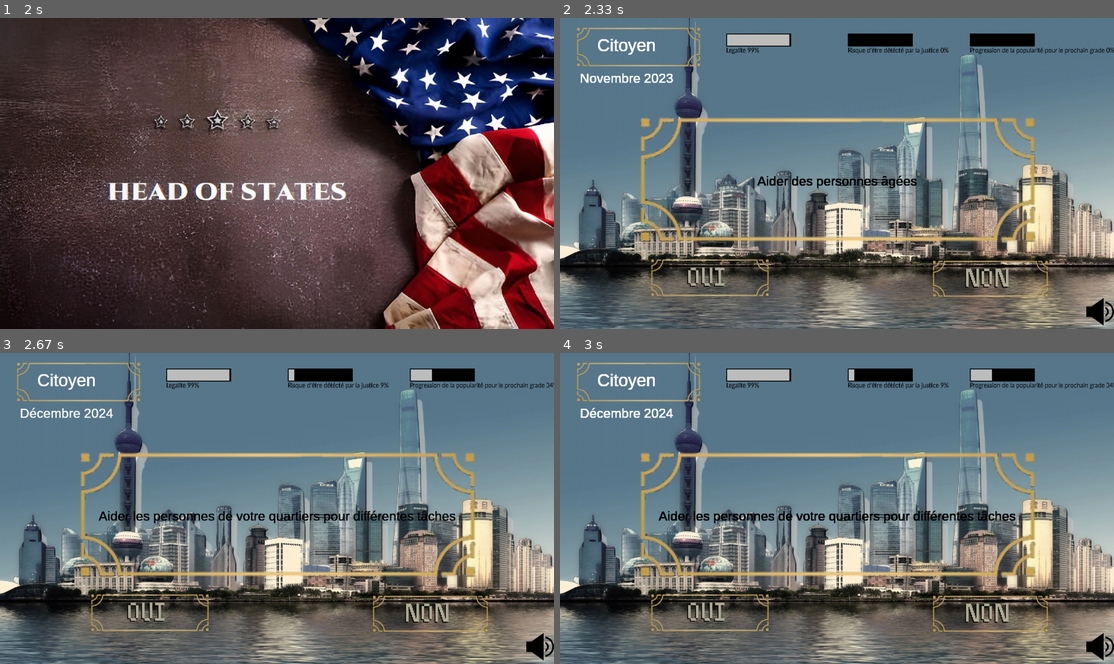
Above: before the commit, frames 1-4 (two rows, left to right).
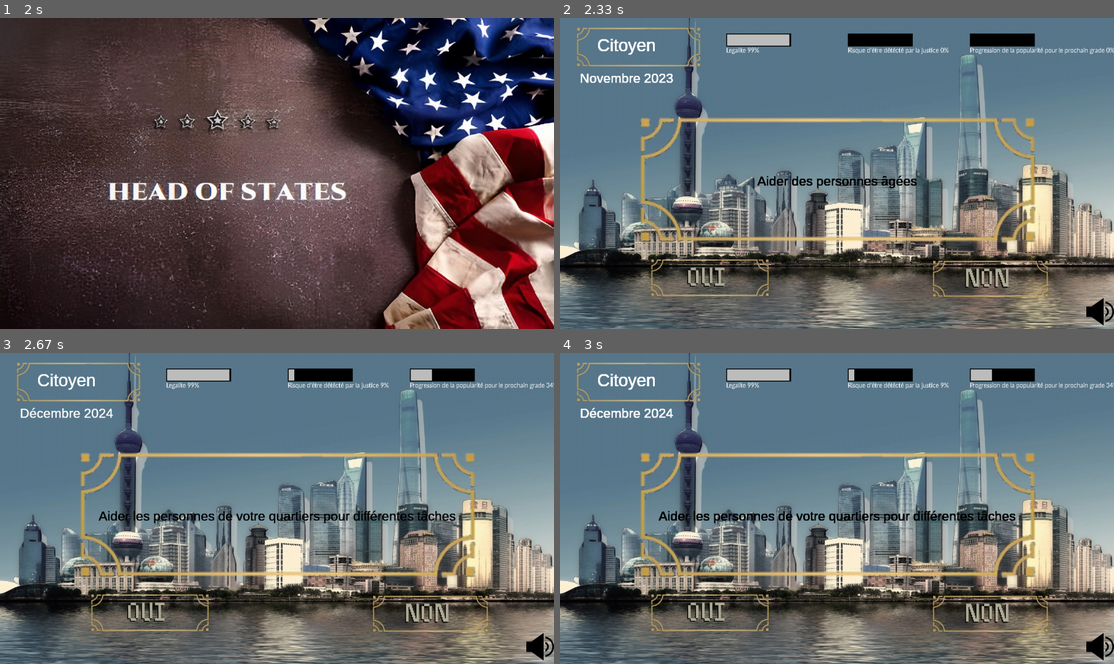
Above: after the commit, the same moments.

Repository: QuentinBubu/trophees-nsi-2022
Game: pygame game, started from main.py
Two runs of this game, one before a commit and one after it. Both use one fixed random seed, a clock stepped at 60 frames per second and the inputs below.
Inputs (mouse positions are in pixels of both pictures, inside the frame that each line leads up to):
- Up to frame 1 (2 s): press the mouse at (260, 120) at 1.87 s; move the mouse to (371, 204) at 1.97 s
- Up to frame 2 (2.33 s): release the mouse at (1047, 291) at 2.1 s; click (748, 70) at 2.22 s
- Up to frame 3 (2.67 s): click (155, 604) at 2.58 s
- Up to frame 4 (3 s): no input

Frame 1 is identical in both runs. In frame 2, 0.5% of the frame differs, in the area x 30-100%, y 9-12%; in frame 3, 0.5%; in frame 4, 0.5%.

Commit message:
légères modifs

Diff:
--- a/jauges_graphiques.py
+++ b/jauges_graphiques.py
@@ -5,8 +5,7 @@
     ---------------------
     |######             |
     ---------------------
-     Population
-
+     Popularité
 """
 
 import pygame
@@ -86,7 +85,7 @@
         if self.set_show_pourcentage:
             """Affichage du pourcentage sur l'écran
             """
-            text = self.font.render(self.description+" "+str(int(self.pourcentage*100))+"%", False, "black")
+            text = self.font.render(self.description+" "+str(int(self.pourcentage*100))+"%", False, "white")
         else :
             text = self.font.render(self.description, False, "black")
 
--- a/main.py
+++ b/main.py
@@ -7,7 +7,7 @@
 from src.screen import Screen
 from src.gestion import Gestion
 from src.utils.texts import T_FIN_DICT_VIDE, T_FIN_GAGNE, T_FIN_PRISON, T_FIN_TEMPS, T_PROLOGUE
-from src.utils.constante import FIN, FIN_DICT_VIDE, FIN_GAGNE, FIN_PRISON, FIN_TEMPS, GRADE, EVENT, DATE, NOIR, ROUGE
+from src.utils.constante import FIN, FIN_DICT_VIDE, FIN_GAGNE, FIN_PRISON, FIN_TEMPS, GRADE, EVENT, DATE, NOIR, ROUGE, PRESIDENT, CITOYEN
 from pygameSettings import *
 from src.bouton import *
 
@@ -141,7 +141,10 @@
             sound[screen.music].set_clicked(False)
             # Et on remplace par les nouvelles infos
             afficher_text(g.grade.capitalize(), screen, screen.font40, GRADE, (0.12, 0.055))
-            afficher_text(evenement[1]['titre'], screen, screen.font, EVENT, (0.5, 0.5), True, NOIR)
+            if g.get_grade() == PRESIDENT or g.get_grade() == CITOYEN :
+                afficher_text(evenement[1]['titre'], screen, screen.font, EVENT, (0.5, 0.5), True, NOIR)
+            else :
+                afficher_text(evenement[1]['titre'], screen, screen.font, EVENT, (0.5, 0.5), True, BLANC)
             afficher_text(g.jauges.temps.get_date(), screen, screen.font, DATE, (0.12, 0.17))
             jauge_leg.remplissage(g.jauges.legalite.get_leg(),100)
             jauge_jus.remplissage(g.jauges.justice.get_jus(), 100)
